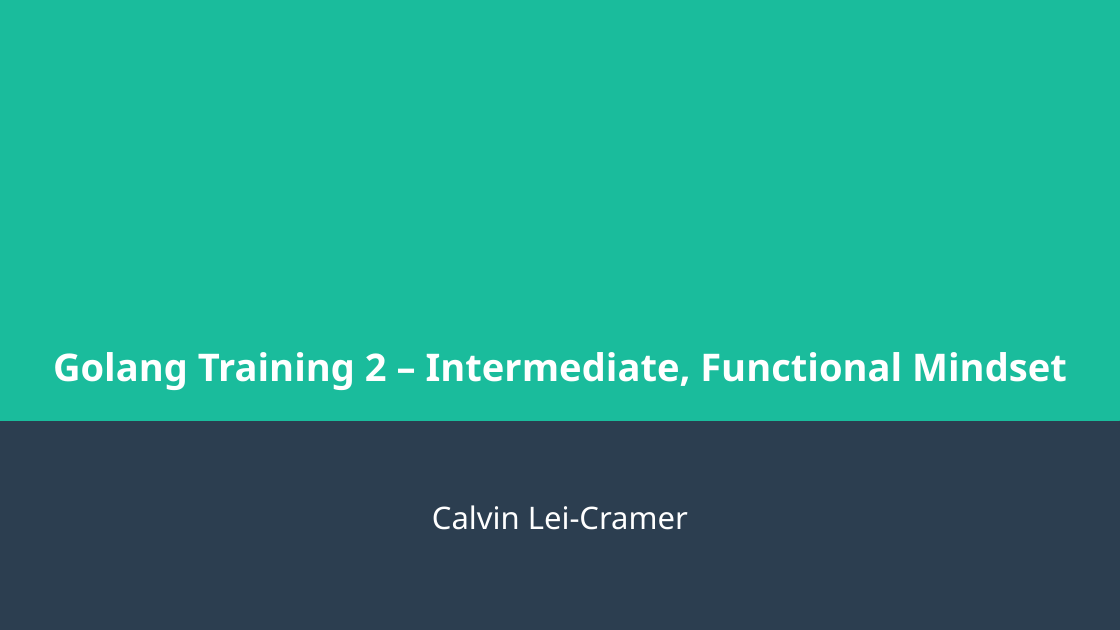
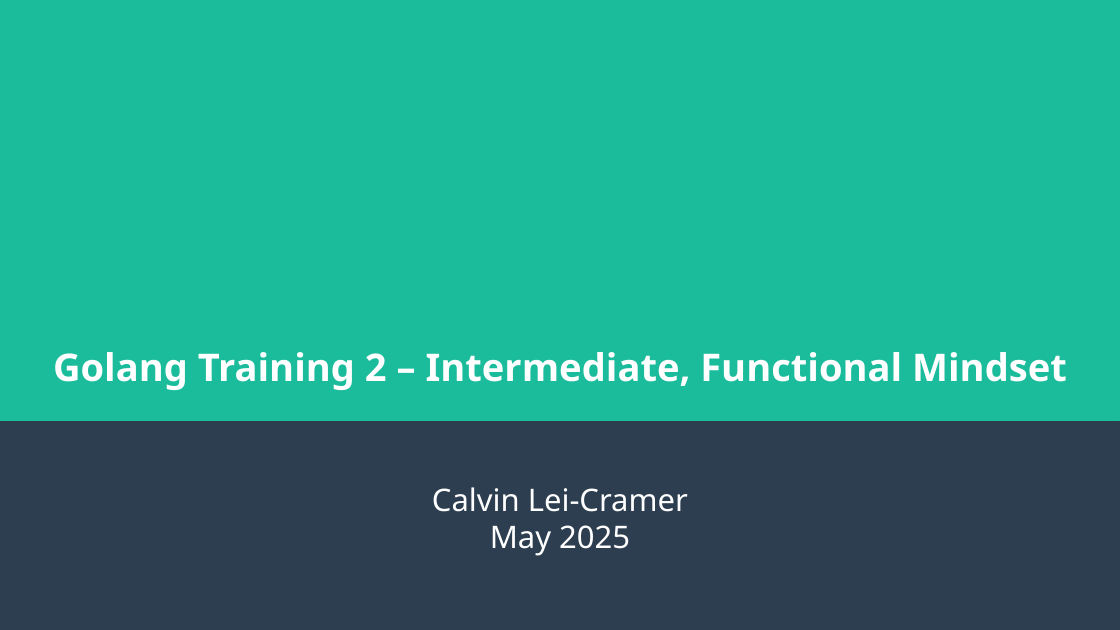
Before and after one commit to calvincramer/golang-training-2-completed, a slide deck: slide 1 of presentation-2.odp. Drawn at 1120x630 pixels with LibreOffice and Linux fonts; fonts in the diff are those of the drawing. Boxes give left, top, right and bottom in pixels: in the first picture for what was removed or moved away, otherwise in the second. Text is boxed around its words. In the diff, an @@ line names an element or a change of style, - is before the commit and + after.

Commit message:
Minor changes

```diff
--- a/presentation-2.odp
+++ b/presentation-2.odp
@@ subtitle at (490, 525, 630, 556): paragraph added @@
+May 2025
```
